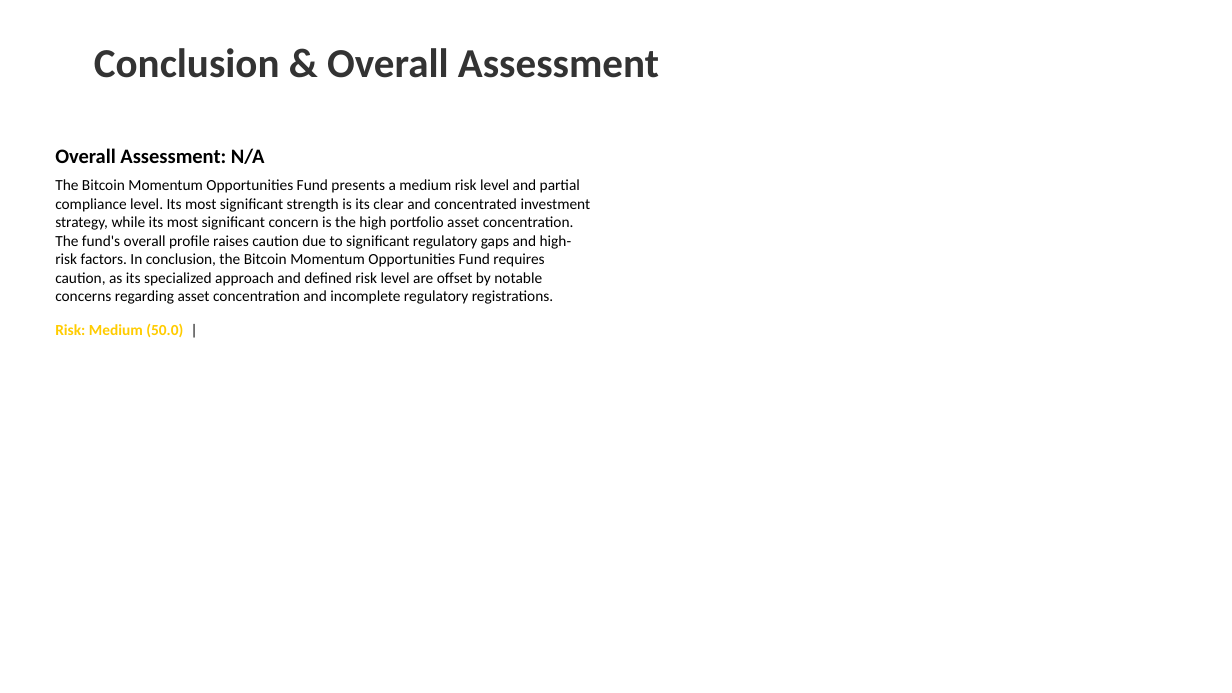
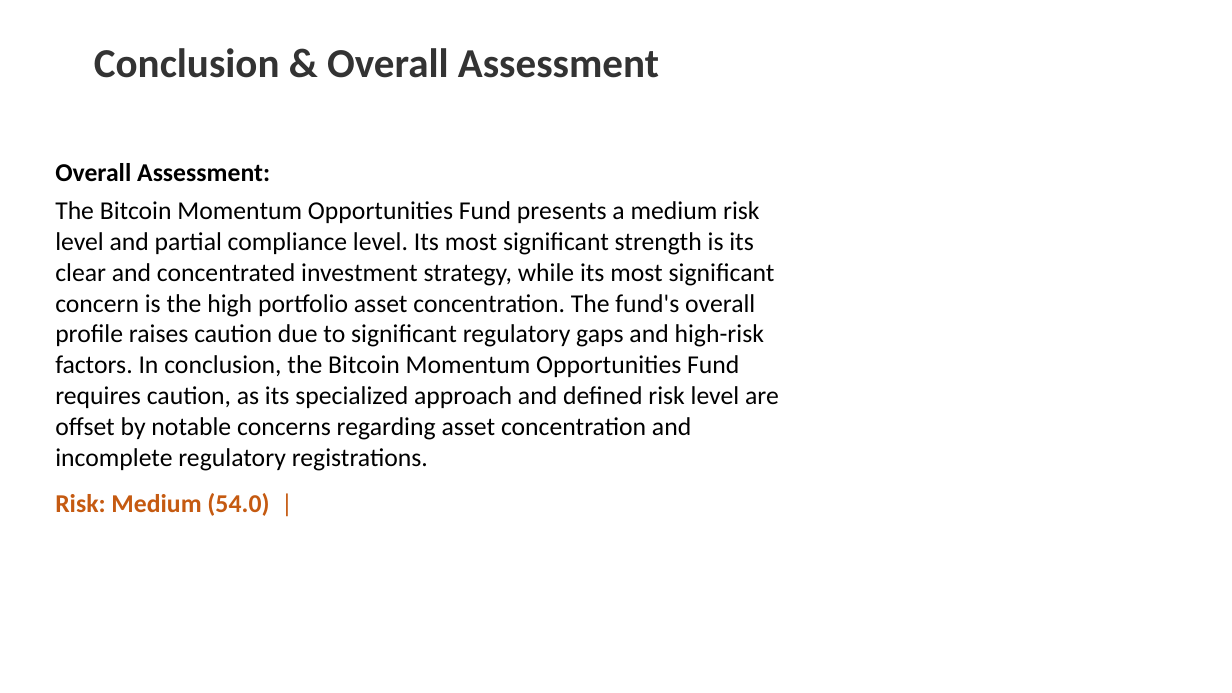
Before and after one commit to Mehdizaiem/Vault-DueDiligence-4DS1, a slide deck: slide 9 of CryptoFundDueDiligence/reports/q1_2025_bitcoin_trust_fund_analysis_1 .pptx (slide 10 before the commit). Drawn at 1232x693 pixels with LibreOffice and Linux fonts; fonts in the diff are those of the drawing. Boxes give left, top, right and bottom in pixels: in the first picture for what was removed or moved away, otherwise in the second. Text is boxed around its words. In the diff, an @@ line names an element or a change of style, - is before the commit and + after.

```diff
--- a/CryptoFundDueDiligence/reports/q1_2025_bitcoin_trust_fund_analysis_1 .pptx
+++ b/CryptoFundDueDiligence/reports/q1_2025_bitcoin_trust_fund_analysis_1 .pptx
@@ text at (x1=55, y1=163, x2=270, y2=182): text changed; size 16 to 20 pt @@
-Overall Assessment: N/A
+Overall Assessment:
@@ text at (x1=55, y1=201, x2=779, y2=471): size 12 to 20 pt @@
@@ text at (x1=55, y1=493, x2=269, y2=516): text changed; size 12 to 20 pt; text colour #FFCC00 to #C55A11 @@
-Risk: Medium (50.0) |
+Risk: Medium (54.0) |
```
Also in this commit, not shown: 8 other slides changed, 1 slide removed.
